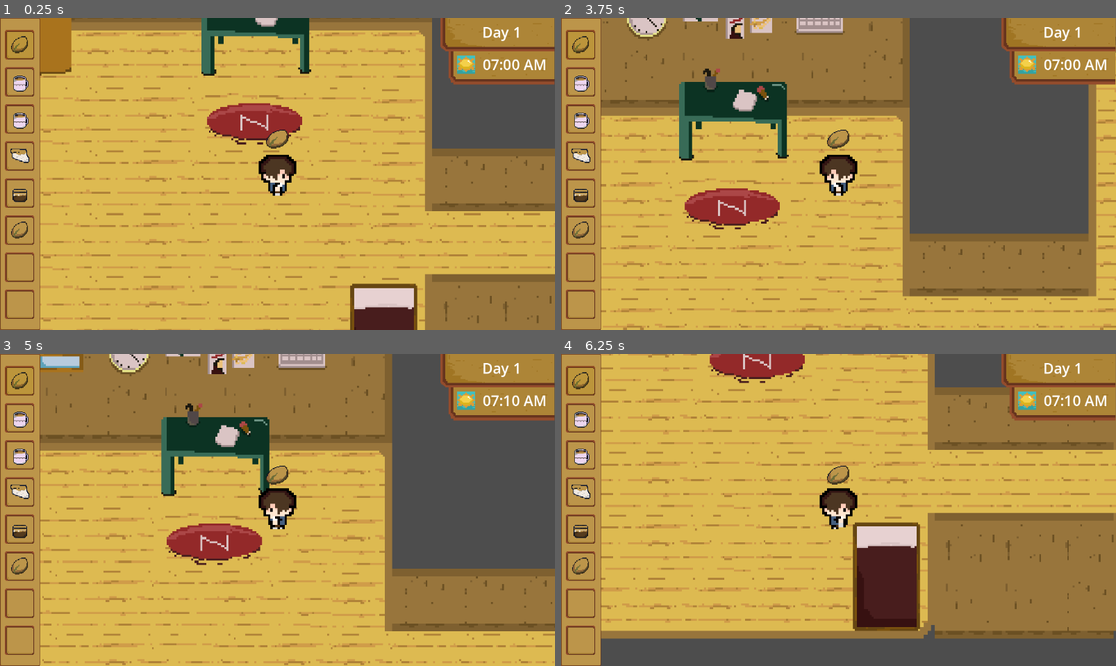
Above: before the commit, frames 1-4 (two rows, left to right).
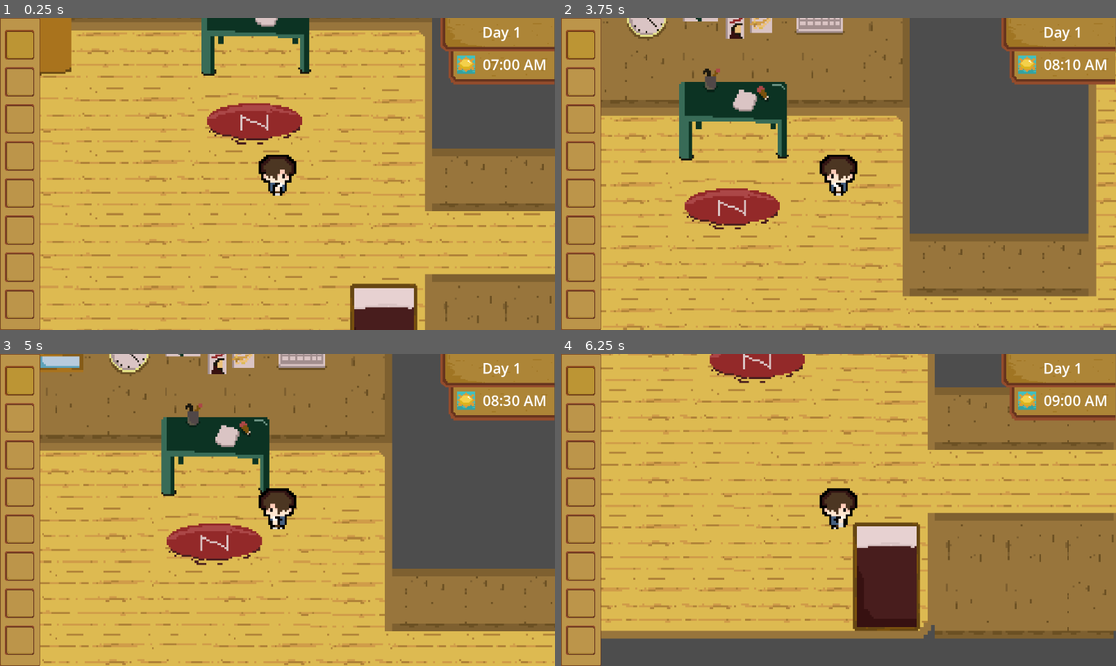
Above: after the commit, the same moments.

Repository: FraN-onLine/The-Last-Coffee-For-You
Game: Godot game, scene res://Scenes/Areas/mainroom.tscn
Two runs of this game, one before a commit and one after it. Both use one fixed random seed, a clock stepped at 60 frames per second and the inputs below.
Inputs (mouse positions are in pixels of both pictures, inside the frame that each line leads up to):
- Up to frame 1 (0.25 s): no input
- Up to frame 2 (3.75 s): tap Enter at 0.5 s; move the mouse to (960, 158) at 0.52 s; hold D (right) 0.53-1.28 s; click (960, 158) at 0.67 s; move the mouse to (727, 189) at 1.27 s; hold S (down) 1.28-2.03 s; click (727, 189) at 1.42 s; move the mouse to (894, 105) at 2.02 s; hold D (right) 2.03-2.78 s; click (894, 105) at 2.17 s; move the mouse to (810, 236) at 2.77 s; hold W (up) 2.78-3.53 s; click (810, 236) at 2.92 s; move the mouse to (699, 92) at 3.52 s; hold A (left) from 3.53 s (still down); click (699, 92) at 3.67 s
- Up to frame 3 (5 s): keep holding A (left); move the mouse to (111, 463) at 4.27 s; click (111, 463) at 4.42 s
- Up to frame 4 (6.25 s): move the mouse to (866, 510) at 5.02 s; release A (left) at 5.03 s; hold S (down) 5.03-5.78 s; click (866, 510) at 5.17 s; move the mouse to (755, 432) at 5.77 s; hold D (right) from 5.78 s (still down); click (755, 432) at 5.92 s

The runs differ from the first frame. In frame 1, 0.7% of the frame differs, in the area x 1-52%, y 5-71%; in frame 2, 0.8%; in frame 3, 0.8%; in frame 4, 0.8%, in the area x 1-92%, y 5-71%.

Commit message:
minor inventory stacking update

Diff:
--- a/the-last-coffee,-for-you/Character Scripts/mc.gd
+++ b/the-last-coffee,-for-you/Character Scripts/mc.gd
@@ -9,6 +9,7 @@
 func set_held_item_texture(texture: Texture2D):
 	held_item_sprite.texture = texture
 	held_item_sprite.visible = texture != null
+	$ItemCollision.disabled = texture == null
 
 func _physics_process(delta):
 	var input_vector = Vector2.ZERO
--- a/the-last-coffee,-for-you/Characters/MC.tscn
+++ b/the-last-coffee,-for-you/Characters/MC.tscn
@@ -1,9 +1,13 @@
-[gd_scene load_steps=26 format=3 uid="uid://8437no1d02s6"]
+[gd_scene load_steps=27 format=3 uid="uid://8437no1d02s6"]
 
 [ext_resource type="Script" uid="uid://caokpoqj7nvt3" path="res://Character Scripts/mc.gd" id="1_5bpqy"]
 [ext_resource type="Texture2D" uid="uid://dva7qkq0lugp" path="res://Assets/Characters/Beta-sprite.png" id="1_ro4pp"]
 [ext_resource type="Resource" uid="uid://bh5281gv44is3" path="res://Inventory/playerinventory.tres" id="2_63cag"]
 [ext_resource type="Texture2D" uid="uid://b2vdel75ickrb" path="res://Assets/UI/Inventory.png" id="4_csp5j"]
+
+[sub_resource type="CapsuleShape2D" id="CapsuleShape2D_16moj"]
+radius = 7.0
+height = 18.0
 
 [sub_resource type="AtlasTexture" id="AtlasTexture_6ldss"]
 atlas = ExtResource("1_ro4pp")
@@ -161,20 +165,14 @@
 "speed": 5.0
 }]
 
-[sub_resource type="CapsuleShape2D" id="CapsuleShape2D_16moj"]
-radius = 7.0
-height = 18.0
+[sub_resource type="RectangleShape2D" id="RectangleShape2D_csp5j"]
+size = Vector2(22.1538, 13.1667)
 
 [node name="MC" type="CharacterBody2D" groups=["player"]]
 script = ExtResource("1_5bpqy")
 inv = ExtResource("2_63cag")
 
-[node name="AnimatedSprite2D" type="AnimatedSprite2D" parent="."]
-sprite_frames = SubResource("SpriteFrames_nlhd7")
-animation = &"walk-side"
-frame_progress = 0.0762127
-
-[node name="CollisionShape2D" type="CollisionShape2D" parent="."]
+[node name="PlayerCollision" type="CollisionShape2D" parent="."]
 position = Vector2(0, 1)
 shape = SubResource("CapsuleShape2D_16moj")
 
@@ -182,6 +180,18 @@
 zoom = Vector2(4, 4)
 
 [node name="HeldItemSprite" type="Sprite2D" parent="."]
+z_index = 1
 position = Vector2(-9.53674e-07, -16)
 scale = Vector2(0.40625, 0.375)
 texture = ExtResource("4_csp5j")
+
+[node name="AnimatedSprite2D" type="AnimatedSprite2D" parent="."]
+z_index = 2
+sprite_frames = SubResource("SpriteFrames_nlhd7")
+animation = &"walk-side"
+frame_progress = 0.0762127
+
+[node name="ItemCollision" type="CollisionShape2D" parent="."]
+position = Vector2(0, -12.5313)
+scale = Vector2(0.40625, 0.375)
+shape = SubResource("RectangleShape2D_csp5j")
--- a/the-last-coffee,-for-you/Inventory/Inventory.gd
+++ b/the-last-coffee,-for-you/Inventory/Inventory.gd
@@ -2,4 +2,20 @@
 
 class_name Inventory
 
-@export var items: Array[Inventory_Item]
+signal slot_updated
+
+@export var slots: Array[slot]
+
+func insert(item: Inventory_Item):
+    for s in slots:
+        if s.item == item:
+            s.amount += 1
+            emit_signal("slot_updated")
+            return
+    # If not found, add to first empty slot
+    for s in slots:
+        if s.item == null:
+            s.item = item
+            s.amount = 1
+            emit_signal("slot_updated")
+            return
--- a/the-last-coffee,-for-you/Inventory/playerinventory.tres
+++ b/the-last-coffee,-for-you/Inventory/playerinventory.tres
@@ -1,13 +1,49 @@
-[gd_resource type="Resource" script_class="Inventory" load_steps=7 format=3 uid="uid://bh5281gv44is3"]
+[gd_resource type="Resource" script_class="Inventory" load_steps=11 format=3 uid="uid://bh5281gv44is3"]
 
-[ext_resource type="Script" uid="uid://dogun6iu7q75j" path="res://Inventory/item.gd" id="1_7uf4i"]
+[ext_resource type="Script" uid="uid://ynalysw4txi0" path="res://Inventory/slot.gd" id="2_7uf4i"]
 [ext_resource type="Script" uid="uid://bxfu686h256w1" path="res://Inventory/Inventory.gd" id="2_oqpsp"]
-[ext_resource type="Resource" uid="uid://c3mowhb0c2a43" path="res://Inventory/Items/coffee_bean.tres" id="2_yrre2"]
-[ext_resource type="Resource" uid="uid://bnhkvosb1kuqa" path="res://Inventory/Items/coffee.tres" id="3_yrre2"]
-[ext_resource type="Resource" uid="uid://b3tm4djpel060" path="res://Inventory/Items/sugar.tres" id="4_wq1fa"]
-[ext_resource type="Resource" uid="uid://c13cipgeoq2xl" path="res://Inventory/Items/espresso.tres" id="5_amcam"]
+
+[sub_resource type="Resource" id="Resource_7uf4i"]
+script = ExtResource("2_7uf4i")
+amount = 0
+metadata/_custom_type_script = "uid://ynalysw4txi0"
+
+[sub_resource type="Resource" id="Resource_oqpsp"]
+script = ExtResource("2_7uf4i")
+amount = 0
+metadata/_custom_type_script = "uid://ynalysw4txi0"
+
+[sub_resource type="Resource" id="Resource_yrre2"]
+script = ExtResource("2_7uf4i")
+amount = 0
+metadata/_custom_type_script = "uid://ynalysw4txi0"
+
+[sub_resource type="Resource" id="Resource_wq1fa"]
+script = ExtResource("2_7uf4i")
+amount = 0
+metadata/_custom_type_script = "uid://ynalysw4txi0"
+
+[sub_resource type="Resource" id="Resource_amcam"]
+script = ExtResource("2_7uf4i")
+amount = 0
+metadata/_custom_type_script = "uid://ynalysw4txi0"
+
+[sub_resource type="Resource" id="Resource_to21c"]
+script = ExtResource("2_7uf4i")
+amount = 0
+metadata/_custom_type_script = "uid://ynalysw4txi0"
+
+[sub_resource type="Resource" id="Resource_ajmj0"]
+script = ExtResource("2_7uf4i")
+amount = 0
+metadata/_custom_type_script = "uid://ynalysw4txi0"
+
+[sub_resource type="Resource" id="Resource_k5okl"]
+script = ExtResource("2_7uf4i")
+amount = 0
+metadata/_custom_type_script = "uid://ynalysw4txi0"
 
 [resource]
 script = ExtResource("2_oqpsp")
-items = Array[ExtResource("1_7uf4i")]([ExtResource("2_yrre2"), ExtResource("3_yrre2"), ExtResource("3_yrre2"), ExtResource("4_wq1fa"), ExtResource("5_amcam"), ExtResource("2_yrre2"), null, null])
+slots = Array[ExtResource("2_7uf4i")]([SubResource("Resource_7uf4i"), SubResource("Resource_oqpsp"), SubResource("Resource_yrre2"), SubResource("Resource_wq1fa"), SubResource("Resource_amcam"), SubResource("Resource_to21c"), SubResource("Resource_ajmj0"), SubResource("Resource_k5okl")])
 metadata/_custom_type_script = "uid://bxfu686h256w1"
--- /dev/null
+++ b/the-last-coffee,-for-you/Inventory/slot.gd
@@ -0,0 +1,6 @@
+extends Resource
+
+class_name slot
+
+@export var item: Inventory_Item
+@export var amount: int
--- a/the-last-coffee,-for-you/UI/inventory_slot.gd
+++ b/the-last-coffee,-for-you/UI/inventory_slot.gd
@@ -1,10 +1,28 @@
 extends Panel
 
 @onready var itemDisplay = $CenterContainer/Panel/itemDisplay
+@onready var nameLabel = $Label
+var name_tween: Tween = null
 
-func update(Item: Inventory_Item):
-	if !Item:
+func update(invslot: slot):
+	if !invslot.item:
 		itemDisplay.visible = false
+		nameLabel.visible = false
+		nameLabel.text = ""
 	else:
 		itemDisplay.visible = true
-		itemDisplay.texture = Item.texture
+		itemDisplay.texture = invslot.item.texture
+		nameLabel.text = invslot.item.name
+		nameLabel.visible = false
+
+func show_name():
+	nameLabel.visible = true
+	nameLabel.modulate = Color(1, 1, 1, 1)
+	if name_tween and name_tween.is_running():
+		name_tween.kill()
+	name_tween = create_tween()
+	name_tween.tween_property(nameLabel, "modulate", Color(1, 1, 1, 0.3), 1.2)
+	name_tween.tween_callback(Callable(self, "_hide_name"))
+
+func _hide_name():
+	nameLabel.visible = false
--- a/the-last-coffee,-for-you/UI/inventory_slot.tscn
+++ b/the-last-coffee,-for-you/UI/inventory_slot.tscn
@@ -25,6 +25,23 @@
 layout_mode = 2
 
 [node name="itemDisplay" type="Sprite2D" parent="CenterContainer/Panel"]
+visible = false
 position = Vector2(1.375, 1.375)
 scale = Vector2(1.5, 1.5)
 texture = SubResource("PlaceholderTexture2D_phof1")
+
+[node name="Label" type="Label" parent="."]
+layout_mode = 0
+offset_left = 82.0
+offset_top = 18.0
+offset_right = 136.0
+offset_bottom = 41.0
+text = "Name?"
+
+[node name="CountLabel" type="Label" parent="."]
+layout_mode = 0
+offset_left = 19.0
+offset_top = 37.0
+offset_right = 59.0
+offset_bottom = 60.0
+horizontal_alignment = 2
--- a/the-last-coffee,-for-you/UI/inventory_ui.gd
+++ b/the-last-coffee,-for-you/UI/inventory_ui.gd
@@ -11,15 +11,15 @@
 	highlight_selected()
 
 func update_slots():
-	for i in range(min(inv.items.size(), slots.size())):
-		slots[i].update(inv.items[i])
-	# Reset modulation for all slots
+	for i in range(min(inv.slots.size(), slots.size())):
+		slots[i].update(inv.slots[i])
+
 	for slot in slots:
 		slot.modulate = Color(1, 1, 1, 1)
 	highlight_selected()
 
 func update_held_item():
-	var item = inv.items[selected_index]
+	var item = inv.slots[selected_index].item
 	if item and item.texture:
 		player.set_held_item_texture(item.texture)
 
@@ -29,7 +29,8 @@
 func highlight_selected():
 	for i in range(slots.size()):
 		if i == selected_index:
-			slots[i].modulate = Color(1, 1, 0.8, 1) # yellow tint
+			slots[i].modulate = Color(1, 1, 0.7, 1) # yellow tint
+			slots[i].show_name()
 		else:
 			slots[i].modulate = Color(1, 1, 1, 1)
 	update_held_item()
--- a/the-last-coffee,-for-you/UI/time_ui.gd
+++ b/the-last-coffee,-for-you/UI/time_ui.gd
@@ -1,6 +1,6 @@
 extends Control
 
-@export var seconds_per_tenmins: float = 4.8
+@export var seconds_per_tenmins: float = 0.5
 
 @export var morning_texture: Texture2D
 @export var afternoon_texture: Texture2D
@@ -46,8 +46,12 @@
 				morning = false
 				update_time_indicator()
 
-			# Day ends at 12:00 AM
-			if not morning and current_hour == 0 and current_minute == 0:
+			if current_hour == 18 and current_minute == 0:
+				update_time_indicator()
+
+			# Reset hour after midnight (12 AM)
+			if not morning and current_hour == 24 and current_minute == 0:
+				current_hour = 0
 				fade_to_next_day()
 				return
 
@@ -70,7 +74,7 @@
 func update_time_indicator():
 	if morning:
 		time_indicator.texture = morning_texture
-	elif current_hour <= 16:
+	elif current_hour < 18:
 		time_indicator.texture = afternoon_texture
 	else:
 		time_indicator.texture = night_texture
Not shown, added: the-last-coffee,-for-you/Inventory/slot.gd.uid
